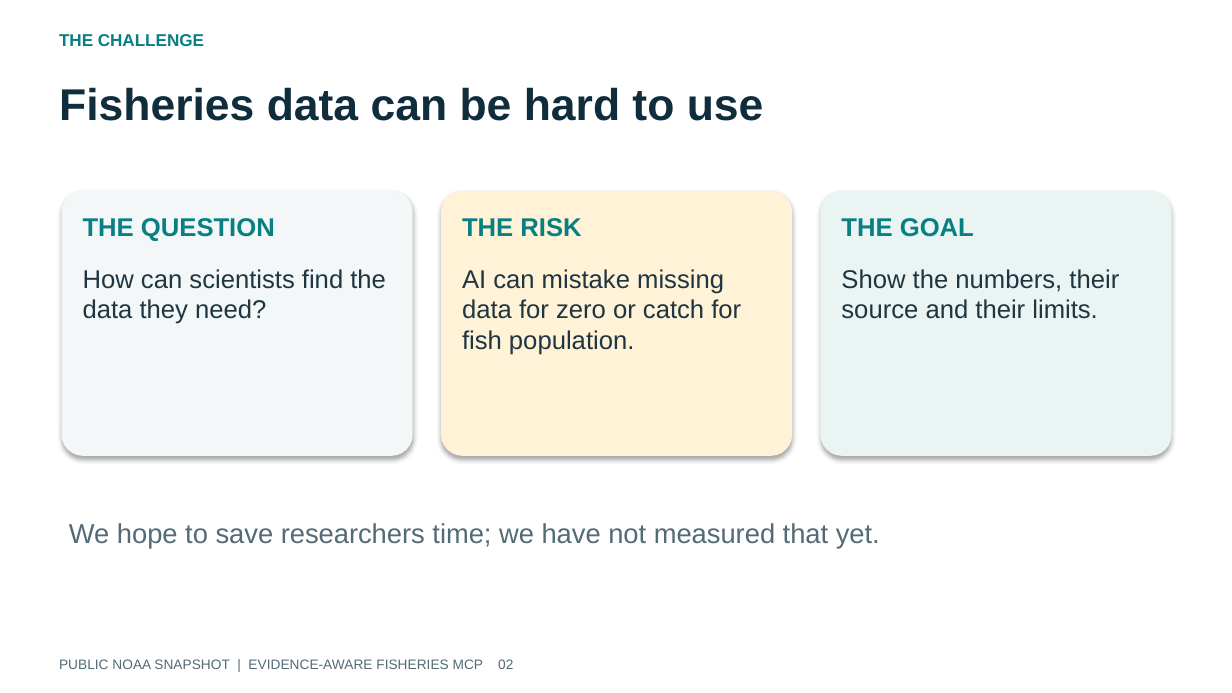
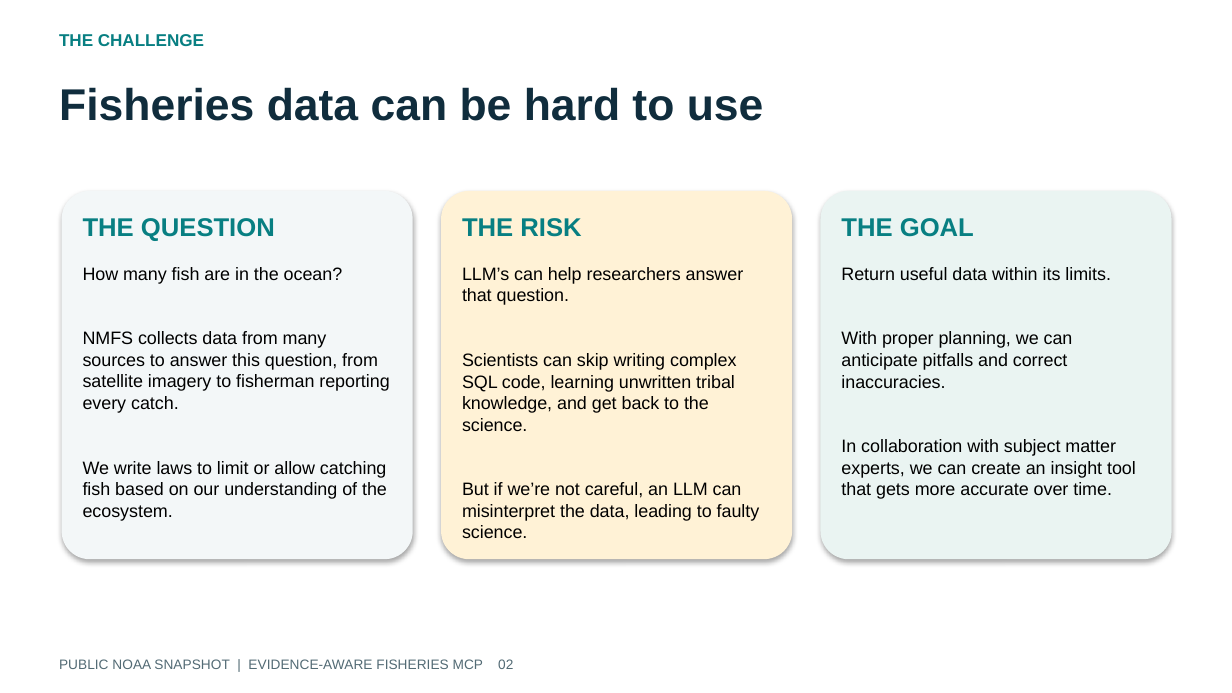
Before and after one commit to gsa-mcp-hackathon/noaa-fisheries-data-gateway, a slide deck: slide 2 of submission/release/repository/fisheries-deck.pptx. Drawn at 1232x693 pixels with LibreOffice and Linux fonts; fonts in the diff are those of the drawing. Boxes give left, top, right and bottom in pixels: in the first picture for what was removed or moved away, otherwise in the second. Text is boxed around its words. In the diff, an @@ line names an element or a change of style, - is before the commit and + after.

```diff
--- a/submission/release/repository/fisheries-deck.pptx
+++ b/submission/release/repository/fisheries-deck.pptx
@@ rounded rectangle: place and size @@
-rounded rectangle at bbox=[62, 191, 413, 456]
+rounded rectangle at bbox=[62, 191, 413, 559]
@@ rounded rectangle: place and size @@
-rounded rectangle at bbox=[441, 191, 792, 456]
+rounded rectangle at bbox=[441, 191, 792, 559]
@@ rounded rectangle: place and size @@
-rounded rectangle at bbox=[821, 191, 1172, 456]
+rounded rectangle at bbox=[821, 191, 1172, 559]
@@ text at bbox=[83, 267, 389, 521]: text changed; size 15 to 10.5 pt; text colour #1D3642 to #000000 @@
-How can scientists find the data they need?
+How many fish are in the ocean?
+NMFS collects data from many sources to answer this question, from satellite imagery to fisherman reporting every catch.
+We write laws to limit or allow catching fish based on our understanding of the ecosystem.
@@ text at bbox=[462, 267, 760, 538]: text changed; size 15 to 10.5 pt; text colour #1D3642 to #000000 @@
-AI can mistake missing data for zero or catch for fish population.
+LLM’s can help researchers answer that question.
+Scientists can skip writing complex SQL code, learning unwritten tribal knowledge, and get back to the science.
+But if we’re not careful, an LLM can misinterpret the data, leading to faulty science.
@@ text at bbox=[841, 267, 1136, 499]: text changed; size 15 to 10.5 pt; text colour #1D3642 to #000000 @@
-Show the numbers, their source and their limits.
+Return useful data within its limits.
+With proper planning, we can anticipate pitfalls and correct inaccuracies.
+In collaboration with subject matter experts, we can create an insight tool that gets more accurate over time.
@@ text removed at bbox=[69, 523, 880, 549] @@
-We hope to save researchers time; we have not measured that yet.
```
Also in this commit, not shown: 11 other slides changed, 2 other files.
